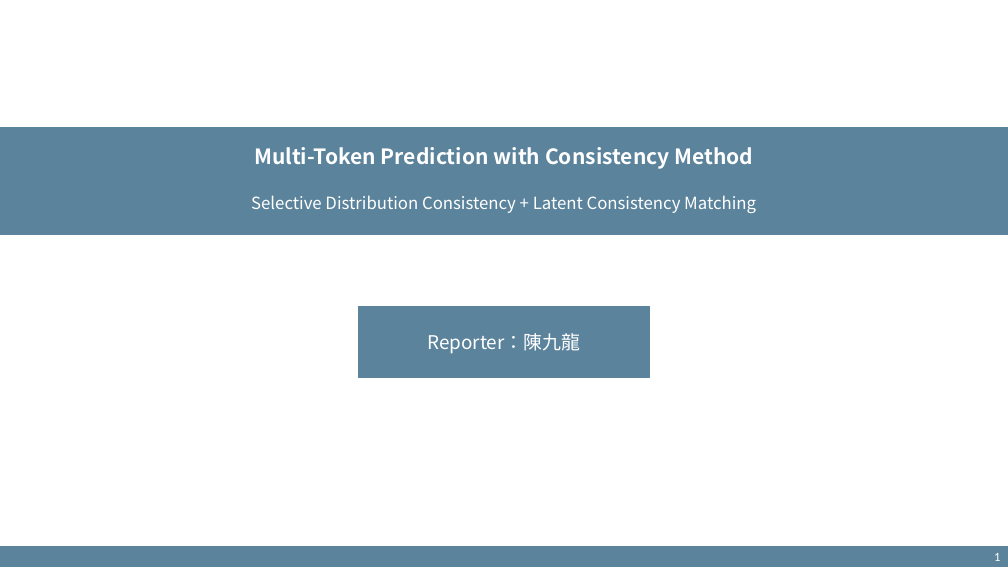
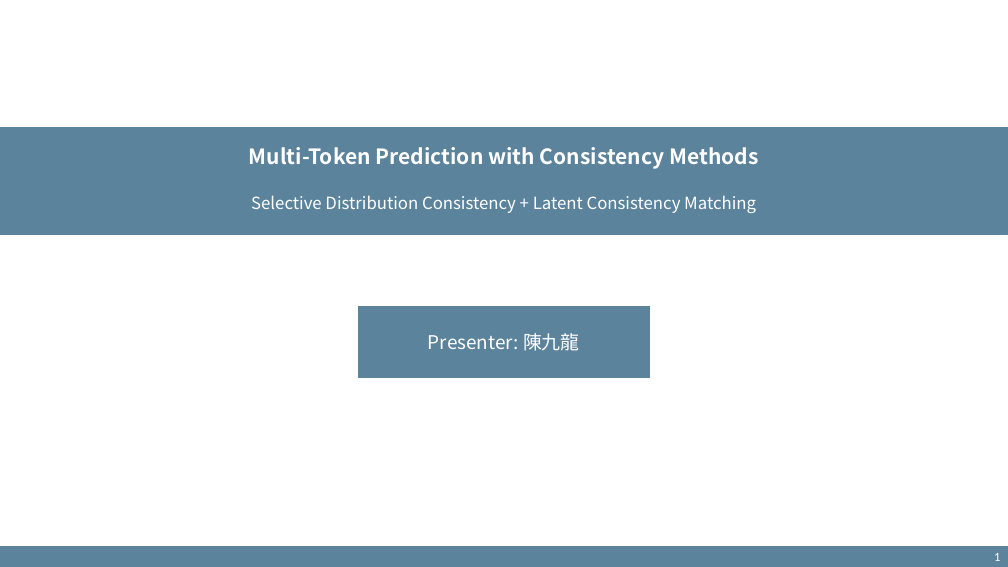
Before and after one commit to xdfg12456/llama-mtp, a slide deck: slide 1 of doc/mtp_with_consistency_method_v2.pptx. Drawn at 1008x567 pixels with LibreOffice and Linux fonts; fonts in the diff are those of the drawing. Boxes give left, top, right and bottom in pixels: in the first picture for what was removed or moved away, otherwise in the second. Text is boxed around its words. In the diff, an @@ line names an element or a change of style, - is before the commit and + after.

```diff
--- a/doc/mtp_with_consistency_method_v2.pptx
+++ b/doc/mtp_with_consistency_method_v2.pptx
@@ text at (249,147,758,169): text changed @@
-Multi-Token Prediction with Consistency Method
+Multi-Token Prediction with Consistency Methods
@@ text at (428,333,580,351): text changed @@
-Reporter：陳九龍
+Presenter: 陳九龍
```
Also in this commit, not shown: 23 other slides changed.
